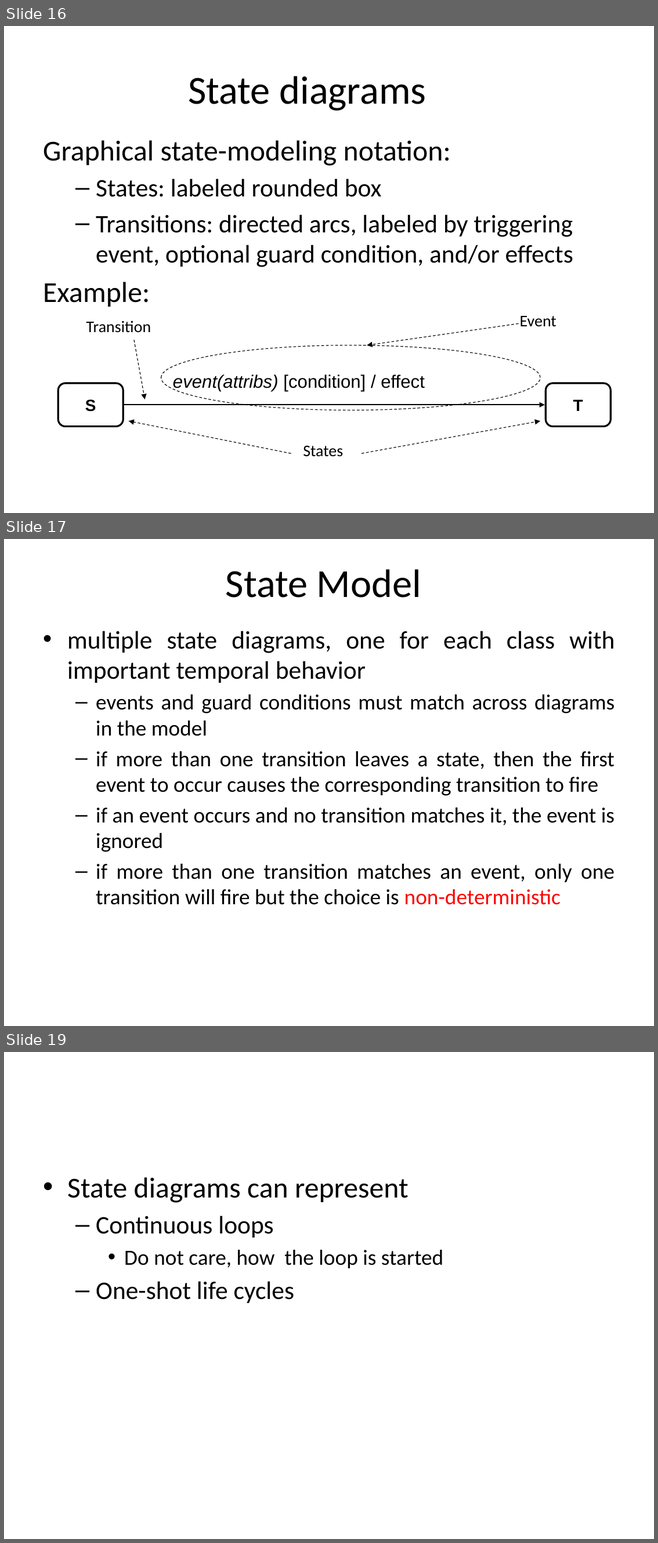
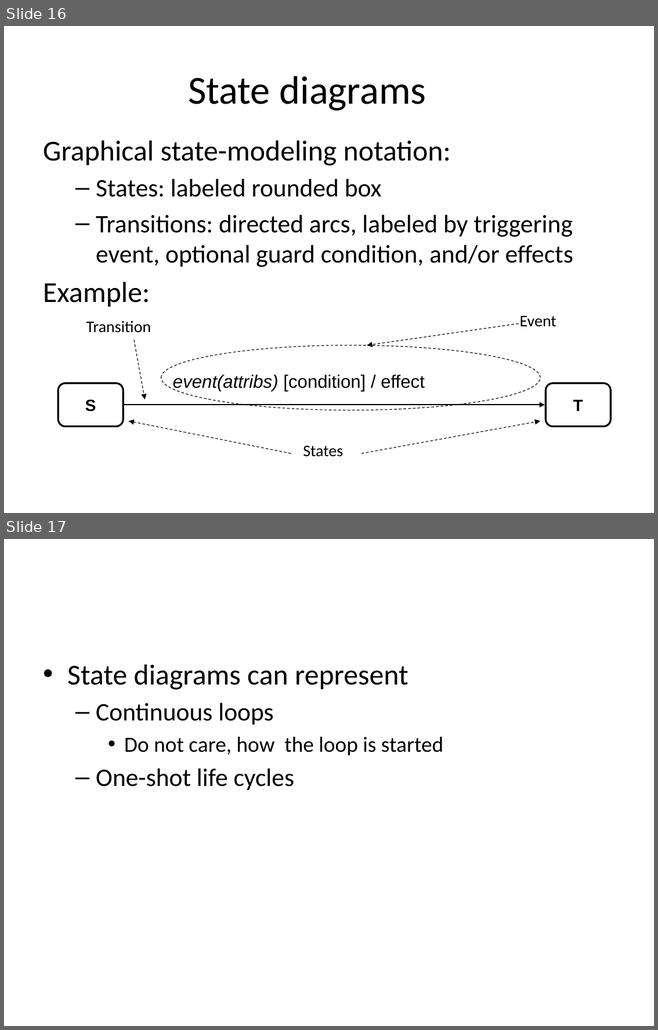
Before and after one commit to theabhishek07/Object-Oriented-Analysis-and-Design, a slide deck: Classroom/9. stateModeling.pptx. Shown one above the other, each under a label of ours: slides 16, 17 and 19 before the commit, slides 16 and 17 after it; the slides between them are not shown. The pictures are 658x1543 and 658x1030 pixels, drawn with LibreOffice and Linux fonts; fonts in the diff are those of the drawing. Boxes give left, top, right and bottom in pixels: in the first picture for what was removed or moved away, otherwise in the second. Text is boxed around its words. In the diff, an @@ line names an element or a change of style, - is before the commit and + after.

```diff
--- a/Classroom/9. stateModeling.pptx
+++ b/Classroom/9. stateModeling.pptx
@@ slide 17 removed at bbox=[4, 539, 654, 1026], background #FFFFFF @@
@@ title removed at bbox=[226, 569, 421, 598] @@
-State Model
@@ text removed at bbox=[67, 631, 615, 905] @@
-• multiple state diagrams, one for each class with important temporal behavior
-  – events and guard conditions must match across diagrams in the model
-  – if more than one transition leaves a state, then the first event to occur causes the corresponding transition to fire
-  – if an event occurs and no transition matches it, the event is ignored
-  – if more than one transition matches an event, only one transition will fire but the choice is non-deterministic
@@ what was slide 19 is now slide 17 @@
```
Also in this commit, not shown: 4 slides changed, 2 slides added, 5 other slides removed, 3 other files.
